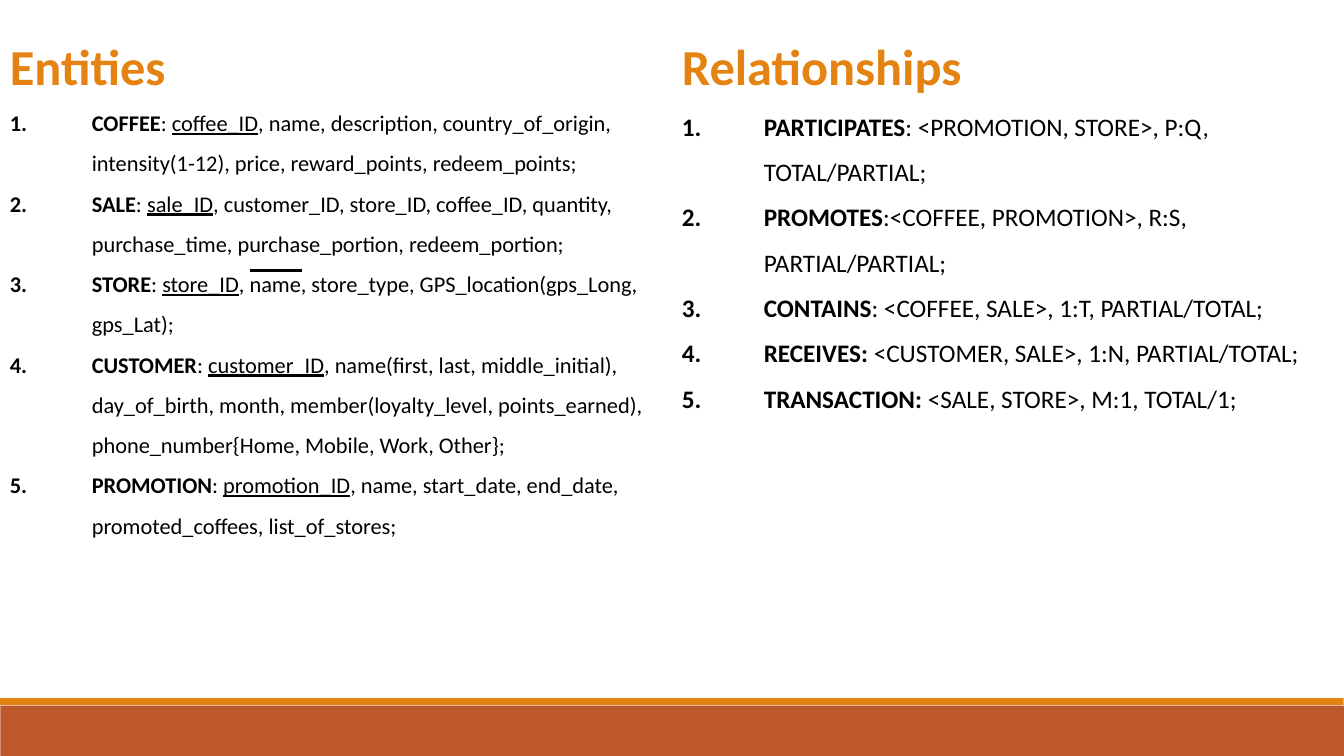
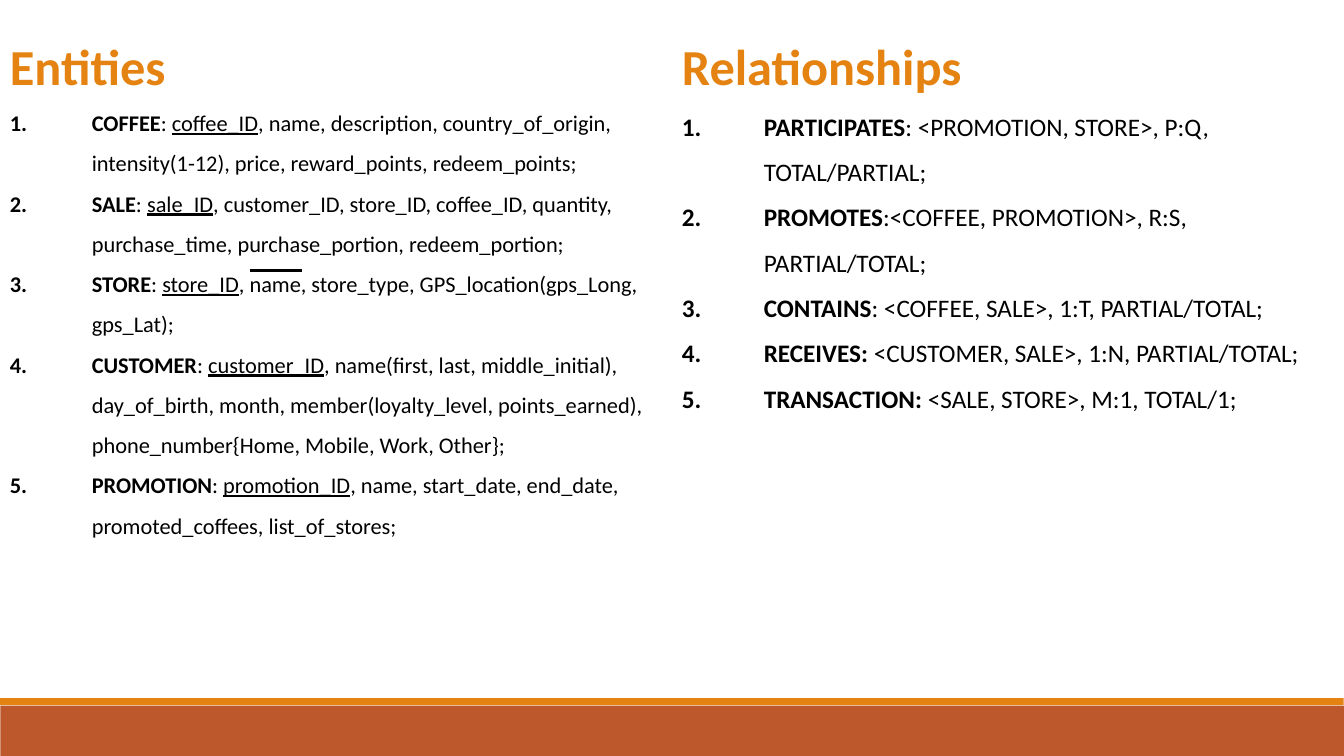
Before and after one commit to cnecciai/BoutiqueCoffee, a slide deck: slide 6 of Project/ER Model.pptx. Drawn at 1344x756 pixels with LibreOffice and Linux fonts; fonts in the diff are those of the drawing. Boxes give left, top, right and bottom in pixels: in the first picture for what was removed or moved away, otherwise in the second. Text is boxed around its words. In the diff, an @@ line names an element or a change of style, - is before the commit and + after.

Commit message:
Added assumption for Promotions and Changed Diagrams Accordingly

```diff
--- a/Project/ER Model.pptx
+++ b/Project/ER Model.pptx
@@ text at (764, 209, 1187, 275): text changed @@
-2. PROMOTES:<COFFEE, PROMOTION>, R:S, PARTIAL/PARTIAL;
+2. PROMOTES:<COFFEE, PROMOTION>, R:S, PARTIAL/TOTAL;
```
Also in this commit, not shown: 4 other slides changed.
